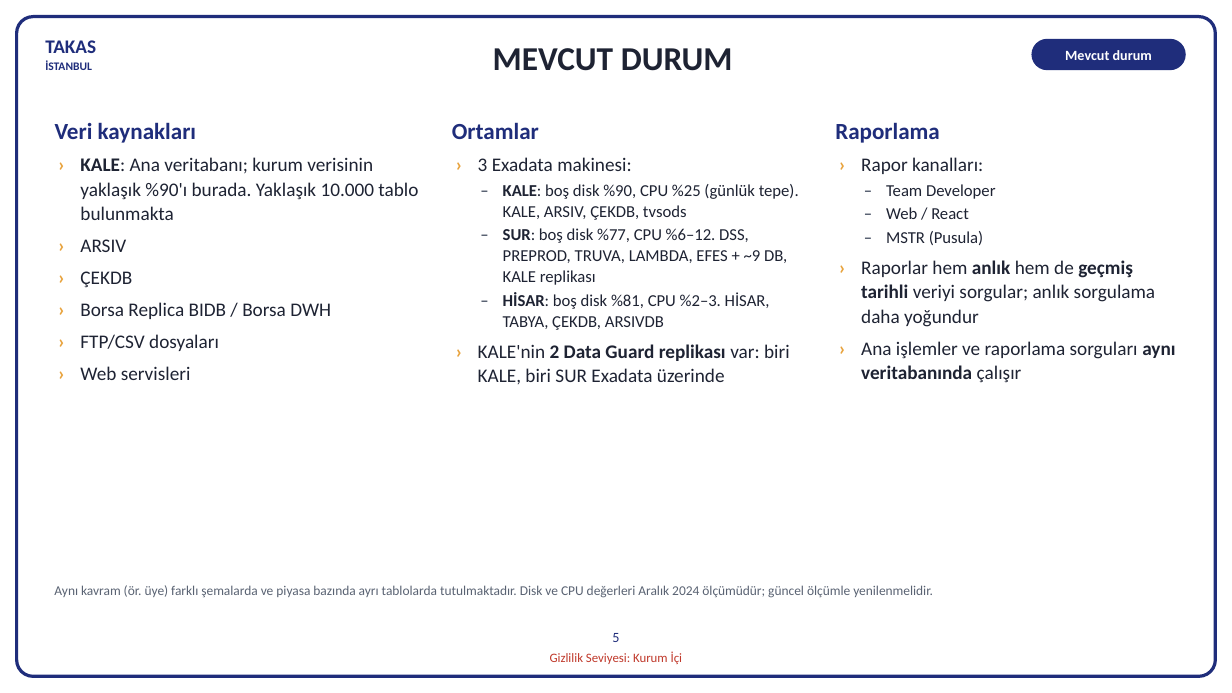
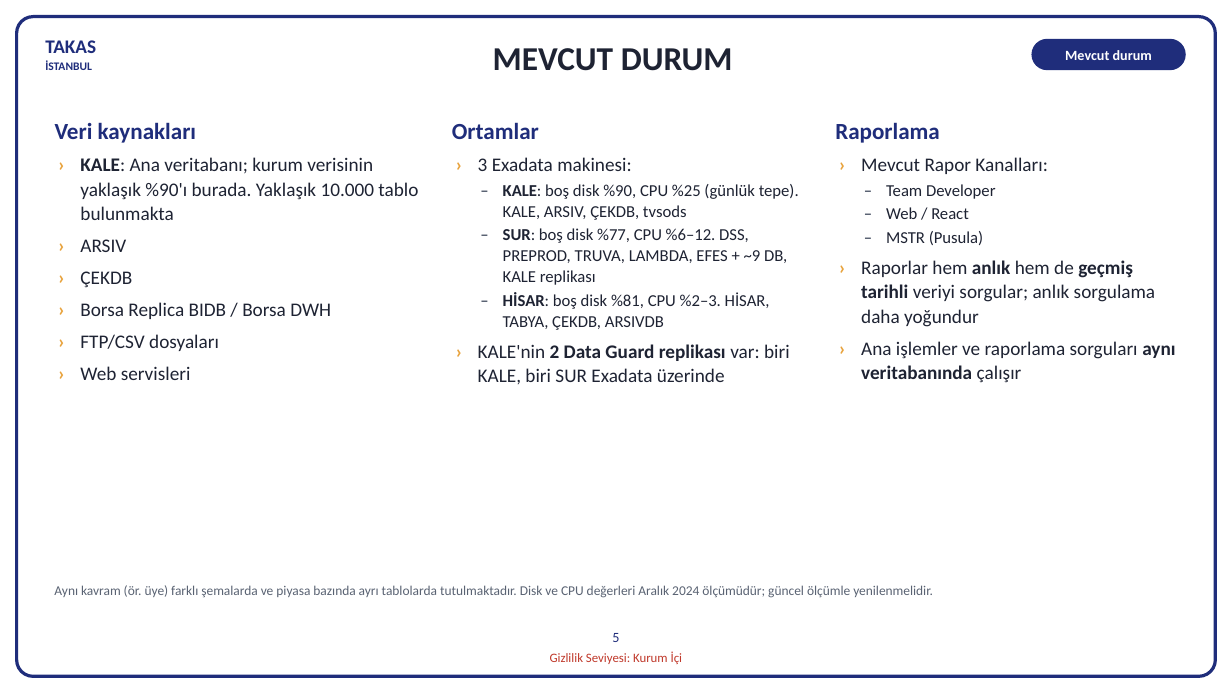
Before and after one commit to hanifidemirel0/Cursor-Projects, a slide deck: slide 5 of outputs/dwh-sunum-kasim-2026/5 - DWHSunum_Kasim2026.pptx. Drawn at 1232x693 pixels with LibreOffice and Linux fonts; fonts in the diff are those of the drawing. Boxes give left, top, right and bottom in pixels: in the first picture for what was removed or moved away, otherwise in the second. Text is boxed around its words. In the diff, an @@ line names an element or a change of style, - is before the commit and + after.

```diff
--- a/outputs/dwh-sunum-kasim-2026/5 - DWHSunum_Kasim2026.pptx
+++ b/outputs/dwh-sunum-kasim-2026/5 - DWHSunum_Kasim2026.pptx
@@ text at <box>861,157,1047,174</box>: text changed @@
-› Rapor kanalları:
+› Mevcut Rapor Kanalları:
```
Also in this commit, not shown: 2 other files.
